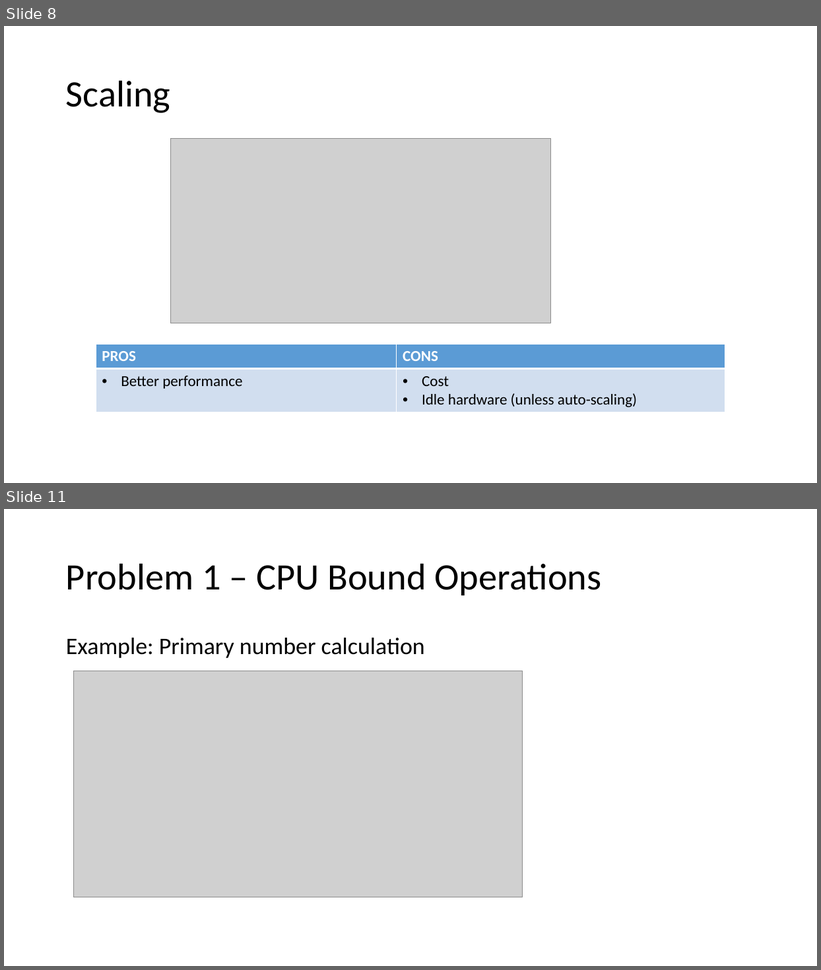
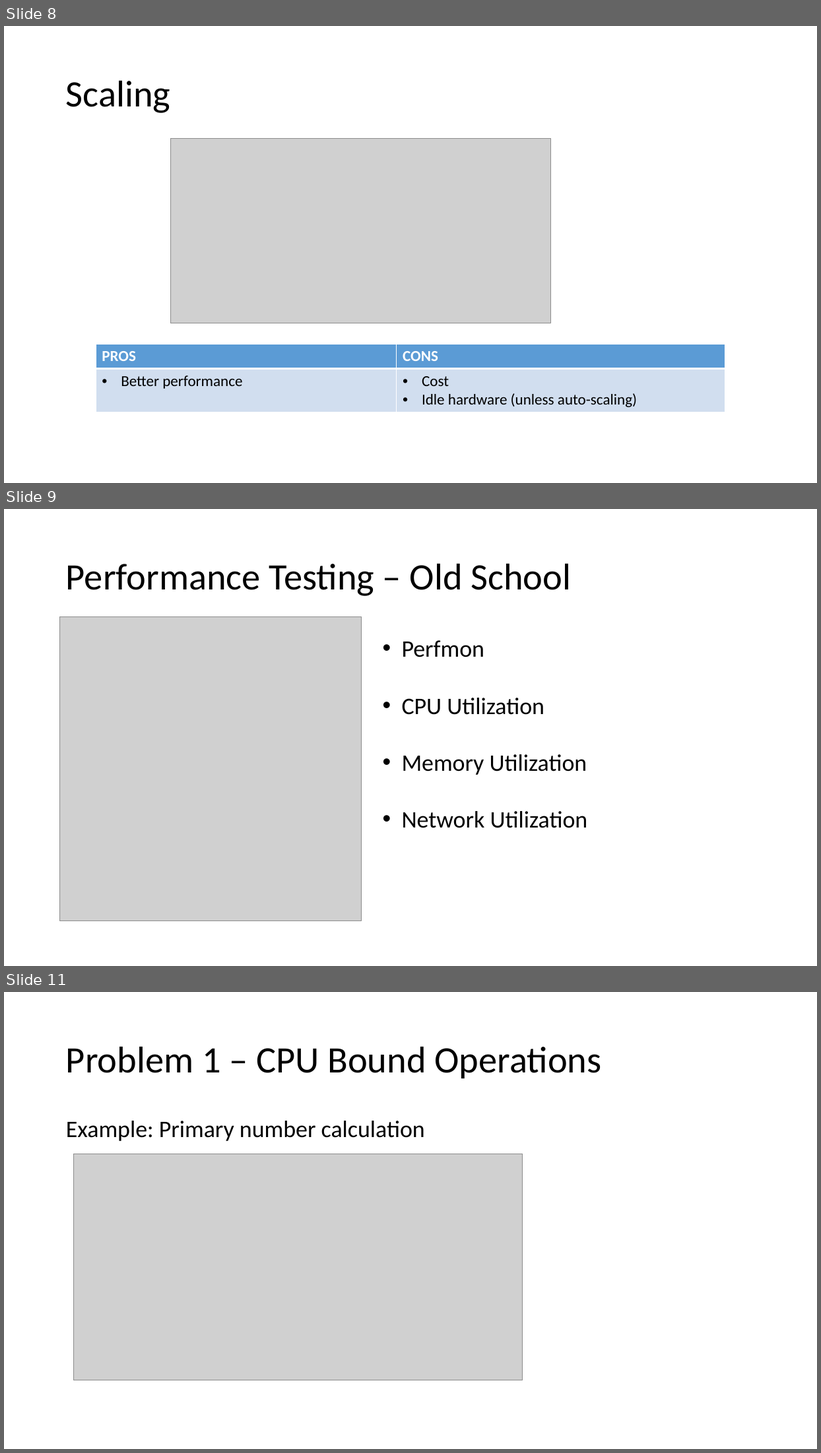
Before and after one commit to mark-doyle/dal-cs-sig, a slide deck: RealWorldScalability/Real World Scalability.pptx. Shown one above the other, each under a label of ours: slides 8 and 11 before the commit, slides 8, 9 and 11 after it; the slides between them are not shown. The pictures are 821x970 and 821x1453 pixels, drawn with LibreOffice and Linux fonts; fonts in the diff are those of the drawing; grey boxes stand for pictures. Boxes give left, top, right and bottom in pixels: in the first picture for what was removed or moved away, otherwise in the second. Text is boxed around its words. In the diff, an @@ line names an element or a change of style, - is before the commit and + after.

Commit message:
Add perfmon slide

```diff
--- a/RealWorldScalability/Real World Scalability.pptx
+++ b/RealWorldScalability/Real World Scalability.pptx
@@ slide 9 added at (x1=4, y1=509, x2=817, y2=966), background #FFFFFF @@
@@ title added at (x1=66, y1=563, x2=572, y2=596), 44 pt, text #000000 @@
+Performance Testing – Old School
@@ picture added at (x1=60, y1=617, x2=362, y2=921) @@
@@ text added at (x1=402, y1=640, x2=588, y2=828), 28 pt, text #000000 @@
+• Perfmon
+• CPU Utilization
+• Memory Utilization
+• Network Utilization
```
Also in this commit, not shown: 2 slides changed, 1 slide removed.
